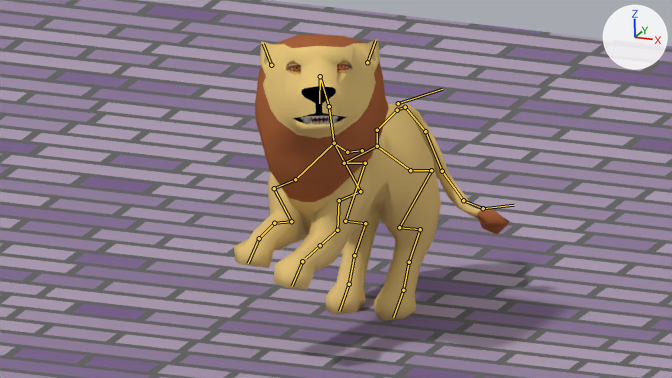
Renders of the Blender file 01-Models/animals/lion05bonesanimation.blend from each side of a commit.
The view is the same before and after, from the file's camera 'Camera'. Arrows for +X, +Y and +Z are at upper right; the lights stay in place. Both versions are drawn at frame 2 of the action 'ArmatureAction.001'; the numbers are the values there. The bones that bend it are drawn over the model as lines.

The first picture shows 'Plane.001', 'leftEye', 'lion', 'rightEye'.
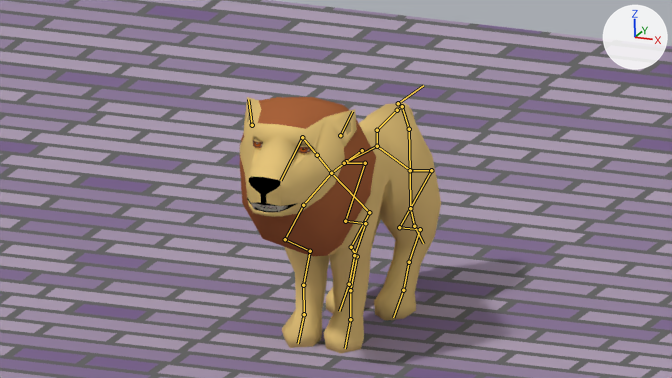
Pixel boxes (x1, y1, x2, y2) of what changed, in the pictures (672 x 378 px):
'lion', posed (27% narrower, 10% shorter): before (234, 34, 510, 320); after (240, 97, 441, 353)
'leftEye', posed (7% wider): before (337, 61, 351, 73); after (297, 143, 312, 155)
'rightEye', posed: before (288, 62, 301, 74); after (253, 138, 263, 149)
bone 'Ruecken', root to tip: before (362, 150) to (347, 152); after (362, 150) to (346, 161)
bone 'Schulter', root to tip: before (347, 152) to (334, 143); after (346, 161) to (331, 173)
bone 'NackenO', root to tip: before (329, 106) to (320, 76); after (317, 155) to (302, 137)
bone 'Kopf', root to tip: before (320, 76) to (319, 103); after (302, 137) to (280, 180)
bone 'tailControl', root to tip: before (398, 103) to (442, 89); after (398, 103) to (423, 85)
bone 'PfoteV_L', root to tip: before (302, 261) to (292, 286); after (350, 319) to (345, 348)
bone 'PfoteV_R', root to tip: before (259, 238) to (248, 263); after (304, 314) to (298, 343)

The change in detail:
Bone 'Ruecken' (bone_ruecken) turns from (14, -4, -1) to (0, 0, 0) degrees about its own x, y and z.
Bone 'Schulter' (bone_schulter) turns from (16, 0, -1) to (0, 0, 0) degrees about its own x, y and z.
Bone 'NackenO' (bone_nackeno) turns from (12, 1, -1) to (0, 0, 0) degrees about its own x, y and z.
Bone 'Kopf' (bone_kopf) turns from (2, 1, 23) to (0, 0, 0) degrees about its own x, y and z.
Bone 'AugenControl' (bone_augencontrol) moves from (0.05, 0.28, -0.25) to (0.0, 0.0, 0.0).
Bone 'AugenControl' (bone_augencontrol) is rescaled from (0.01, 0.01, 0.01) to (1.3, 1.3, 1.3).
Bone 'tailControl' (bone_tailcontrol) turns from (0, 0, -19) to (0, 0, 0) degrees about its own x, y and z.
Bone 'FussV_L' (bone_fussv_l) moves from (-0.15, -0.94, 0.95) to (0.0, 0.0, 0.0).
Bone 'PfoteV_L' (bone_pfotev_l) moves from (0.01, 0.02, 0.01) to (0.0, 0.0, 0.0).
Bone 'PfoteV_L' (bone_pfotev_l) turns from (18, -2, -5) to (0, 0, 0) degrees about its own x, y and z.
Bone 'FussV_R' (bone_fussv_r) moves from (-0.17, -0.87, 1.08) to (0.0, 0.0, 0.0).
Bone 'PfoteV_R' (bone_pfotev_r) moves from (-0.01, -0.02, -0.01) to (0.0, 0.0, 0.0).
Bone 'PfoteV_R' (bone_pfotev_r) turns from (18, -2, -5) to (0, 0, 0) degrees about its own x, y and z.
